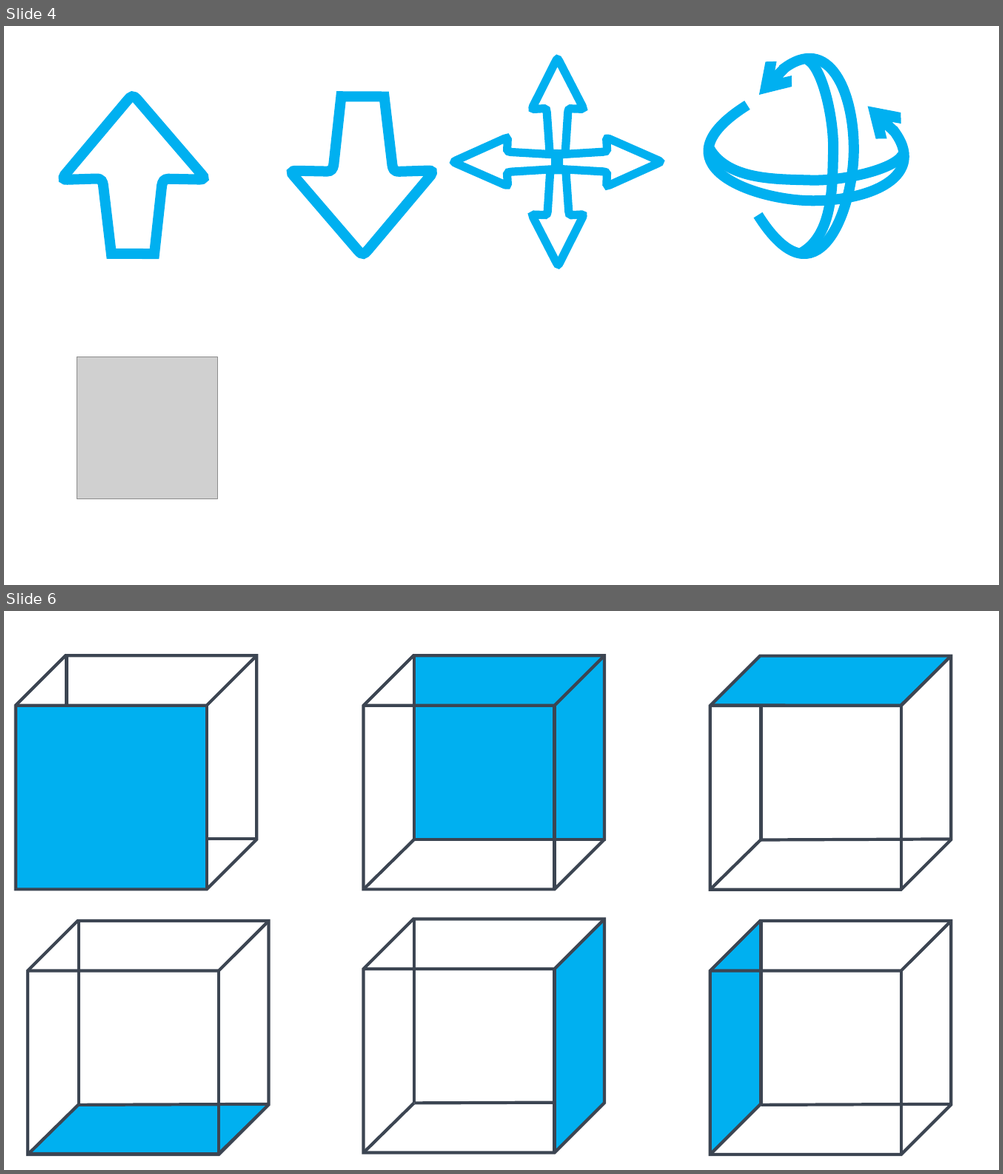
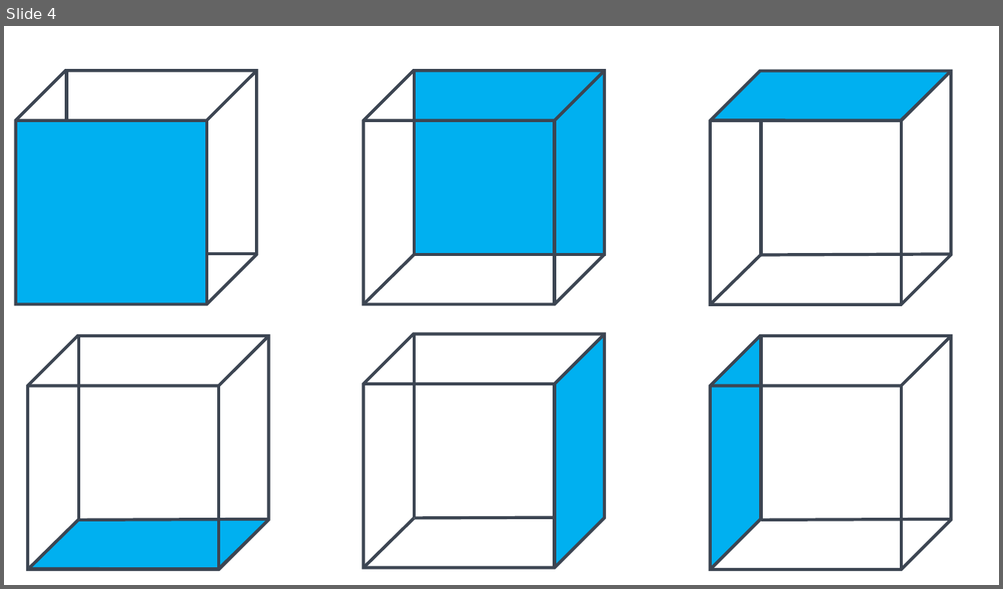
Before and after one commit to COFFASoft/Coffa-Viewer, a slide deck: Light_theme.pptx. Shown one above the other, each under a label of ours: slides 4 and 6 before the commit, slide 4 after it; the slides between them are not shown. The pictures are 1003x1174 and 1003x589 pixels, drawn with LibreOffice and Linux fonts; fonts in the diff are those of the drawing; grey boxes stand for pictures. Boxes give left, top, right and bottom in pixels: in the first picture for what was removed or moved away, otherwise in the second. Text is boxed around its words. In the diff, an @@ line names an element or a change of style, - is before the commit and + after.

```diff
--- a/Light_theme.pptx
+++ b/Light_theme.pptx
@@ slide 4 removed at (4, 26, 999, 585), background #FFFFFF @@
@@ group removed at (454, 59, 660, 265): 4 freeform shapes @@
@@ group removed at (708, 59, 903, 254): 4 freeform shapes @@
@@ freeform shape removed at (64, 97, 204, 255) @@
@@ freeform shape removed at (292, 97, 432, 255) @@
@@ picture removed at (77, 358, 216, 499) @@
@@ what was slide 6 is now slide 4 @@
```
Also in this commit, not shown: 3 slides added, 6 other slides removed, 21 other files.
